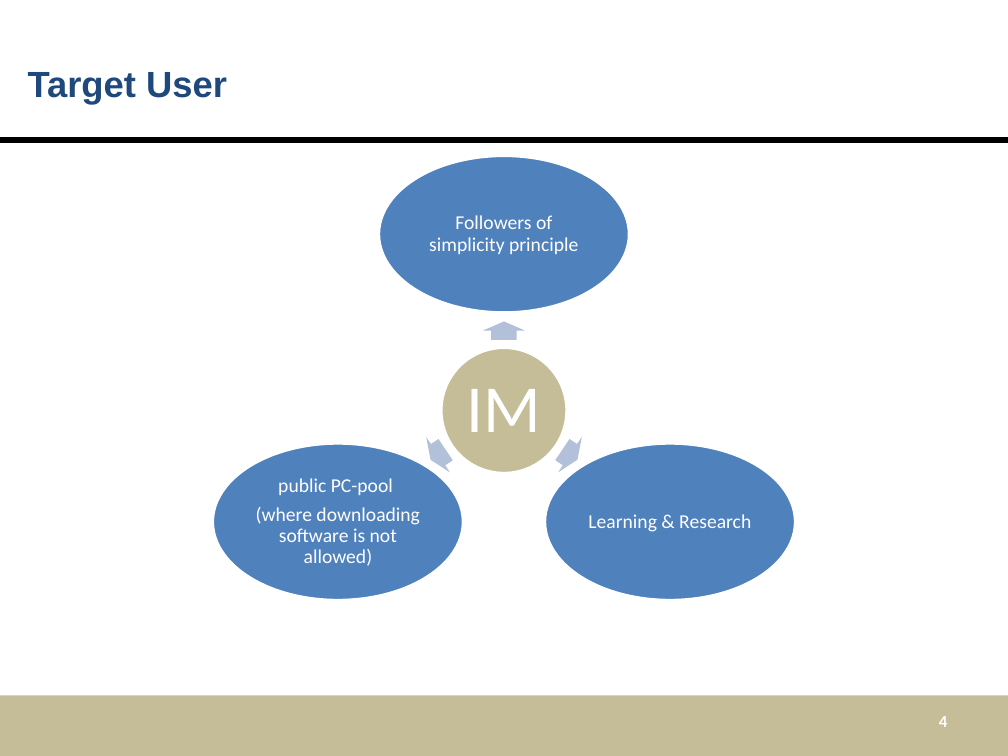
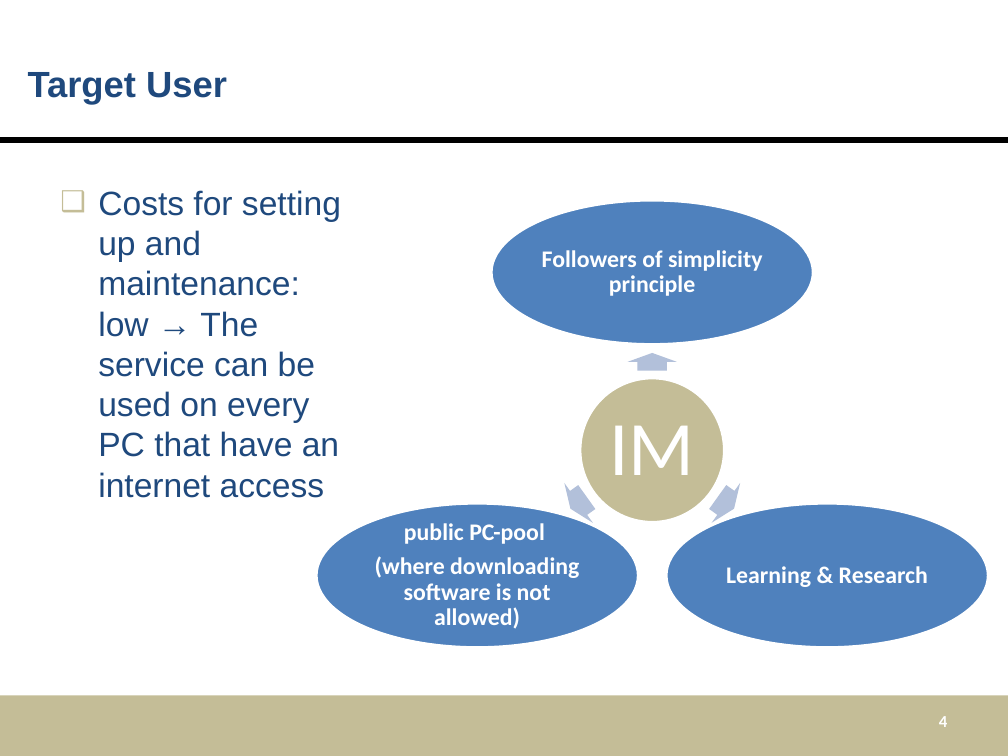
Before and after one commit to mdger/UGNM_Instantmessaging, a slide deck: slide 4 of LAS2peer-Template-Project/doc/PresentationIM.pptx. Drawn at 1008x756 pixels with LibreOffice and Linux fonts; fonts in the diff are those of the drawing. Boxes give left, top, right and bottom in pixels: in the first picture for what was removed or moved away, otherwise in the second. Text is boxed around its words. In the diff, an @@ line names an element or a change of style, - is before the commit and + after.

```diff
--- a/LAS2peer-Template-Project/doc/PresentationIM.pptx
+++ b/LAS2peer-Template-Project/doc/PresentationIM.pptx
@@ text added at (x1=98, y1=190, x2=341, y2=498), 24 pt, text #1F497D @@
+❑ Costs for setting up and maintenance: low → The service can be used on every PC that have an internet access
@@ ellipse resized from (x1=379, y1=155, x2=629, y2=312) to (x1=491, y1=201, x2=812, y2=345) @@
@@ text "Followers of simplicity principle" moved from (x1=429, y1=215, x2=578, y2=254) to (x1=542, y1=250, x2=763, y2=296) @@
@@ right arrow resized from (x1=483, y1=322, x2=525, y2=340) to (x1=627, y1=353, x2=677, y2=371) @@
@@ ellipse resized from (x1=442, y1=348, x2=568, y2=474) to (x1=580, y1=378, x2=724, y2=522) @@
@@ text "IM" moved from (x1=467, y1=389, x2=541, y2=432) to (x1=610, y1=425, x2=695, y2=475) @@
@@ text "IM" at (x1=610, y1=425, x2=695, y2=475): size 48 to 55 pt; more space between paragraphs @@
@@ right arrow at (x1=556, y1=478, x2=601, y2=529): rotation 33 to 144 degrees @@
@@ right arrow at (x1=703, y1=478, x2=748, y2=529): rotation 146 to 35 degrees @@
@@ ellipse resized from (x1=213, y1=444, x2=463, y2=601) to (x1=317, y1=503, x2=638, y2=647) @@
@@ ellipse resized from (x1=545, y1=444, x2=795, y2=601) to (x1=666, y1=503, x2=988, y2=647) @@
@@ text "public PC-pool" moved from (x1=256, y1=478, x2=419, y2=566) to (x1=375, y1=523, x2=579, y2=629) @@
@@ size 14 to 17 pt, bold on; more space between paragraphs in 3 elements at (x1=542, y1=250, x2=763, y2=296), (x1=375, y1=523, x2=579, y2=629), (x1=726, y1=566, x2=928, y2=587) @@
@@ text "Learning & Research" moved from (x1=588, y1=514, x2=751, y2=532) to (x1=726, y1=566, x2=928, y2=587) @@
```
Also in this commit, not shown: 1 other slide changed.
